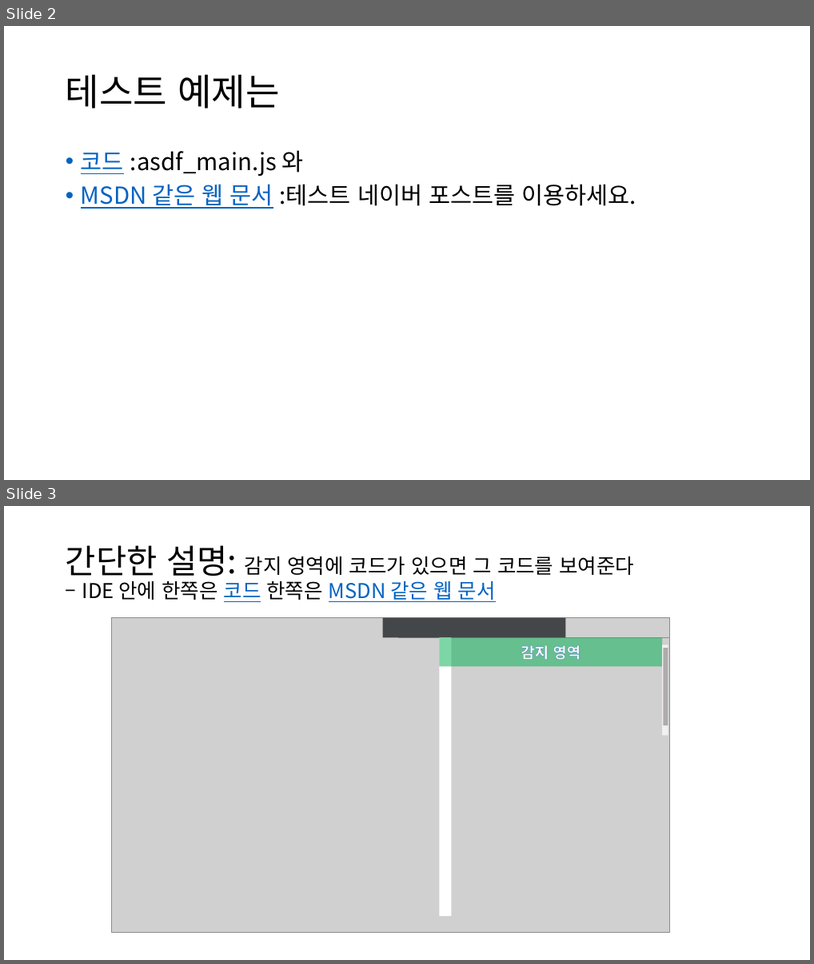
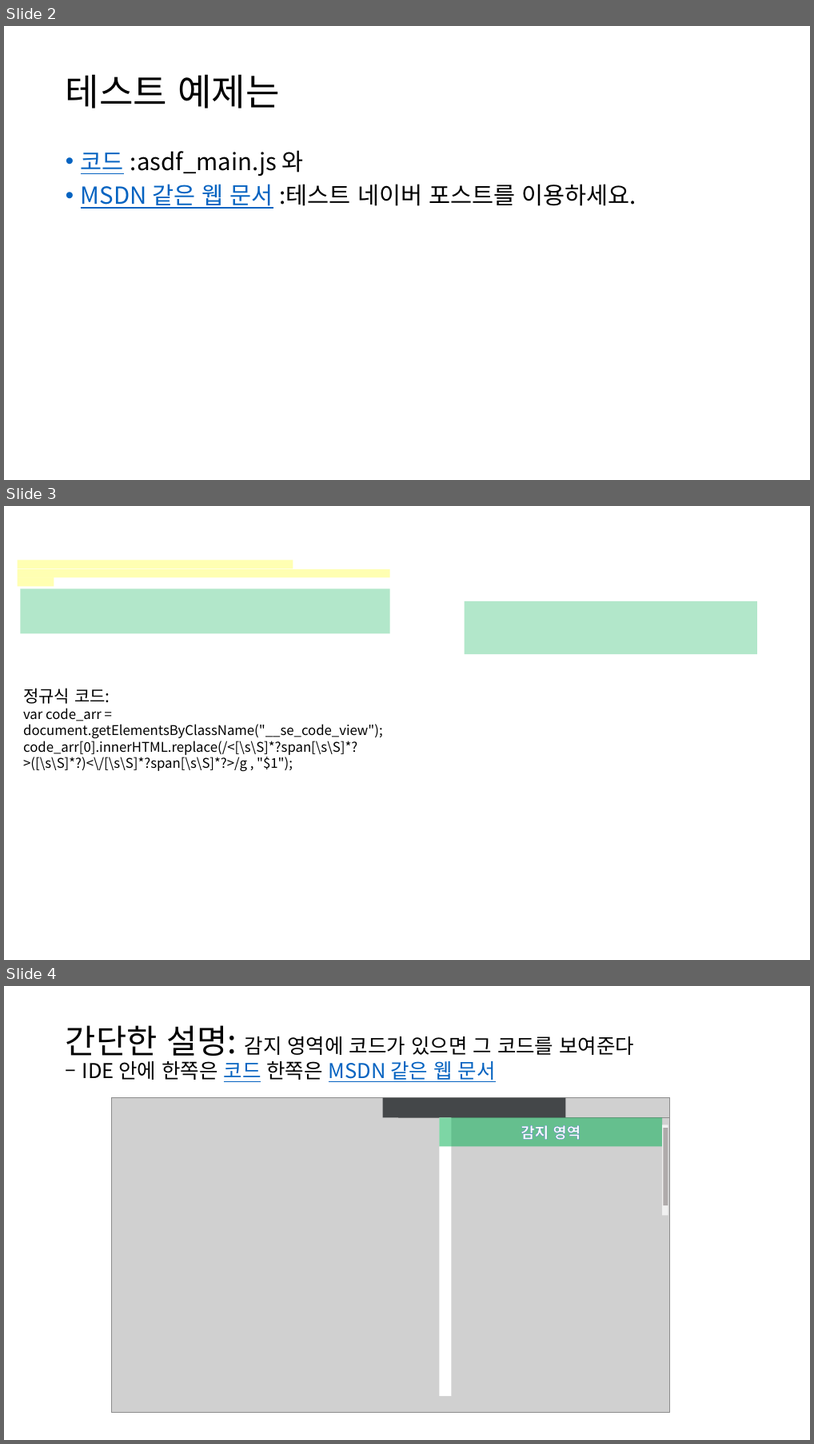
Before and after one commit to Codination/codination, a slide deck: for_win/Codination for window.pptx. Shown one above the other, each under a label of ours: slides 2 and 3 before the commit, slides 2, 3 and 4 after it. The pictures are 814x964 and 814x1444 pixels, drawn with LibreOffice and Linux fonts; fonts in the diff are those of the drawing; grey boxes stand for pictures; background and template pictures are left out. Boxes give left, top, right and bottom in pixels: in the first picture for what was removed or moved away, otherwise in the second. Text is boxed around its words. In the diff, an @@ line names an element or a change of style, - is before the commit and + after.

```diff
--- a/for_win/Codination for window.pptx
+++ b/for_win/Codination for window.pptx
@@ slide 3 added at (4,506,810,960), background picture (left out) @@
@@ rectangle added at (18,569,390,577), fill #FFFF00 at 30% opacity @@
@@ rectangle added at (18,577,54,587), fill #FFFF00 at 30% opacity @@
@@ rectangle added at (18,560,293,569), fill #FFFF00 at 30% opacity @@
@@ rectangle added at (20,589,390,634), fill #00B050 at 30% opacity @@
@@ rectangle added at (465,601,758,654), fill #00B050 at 30% opacity @@
@@ text added at (23,688,383,771), 16 pt, text #000000 @@
+정규식 코드:
+var code_arr = document.getElementsByClassName("__se_code_view");
+code_arr[0].innerHTML.replace(/<[\s\S]*?span[\s\S]*?>([\s\S]*?)<\/[\s\S]*?span[\s\S]*?>/g , "$1");
@@ what was slide 3 is now slide 4 @@
```
Also in this commit, not shown: 6 other files.
